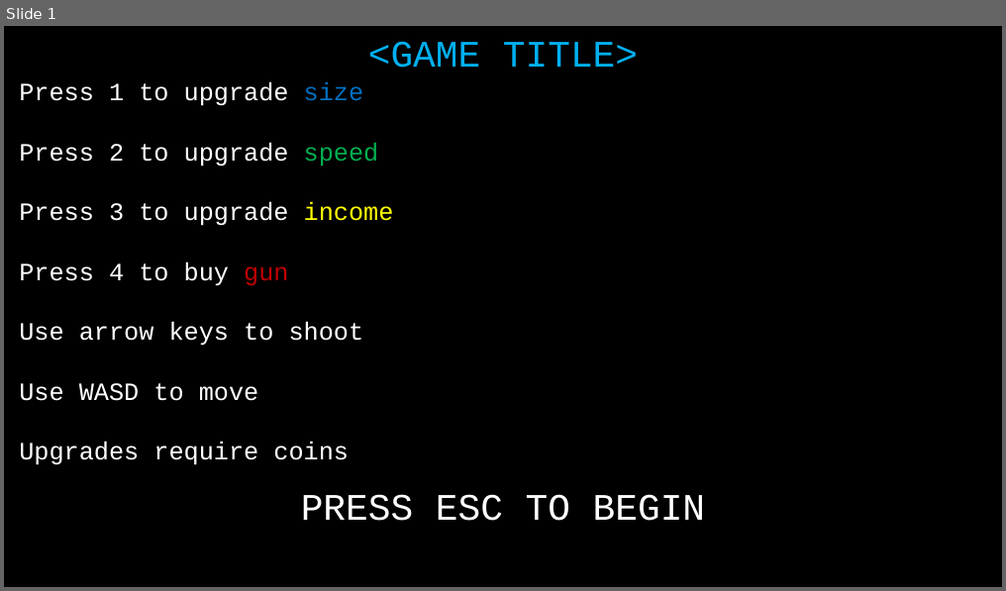
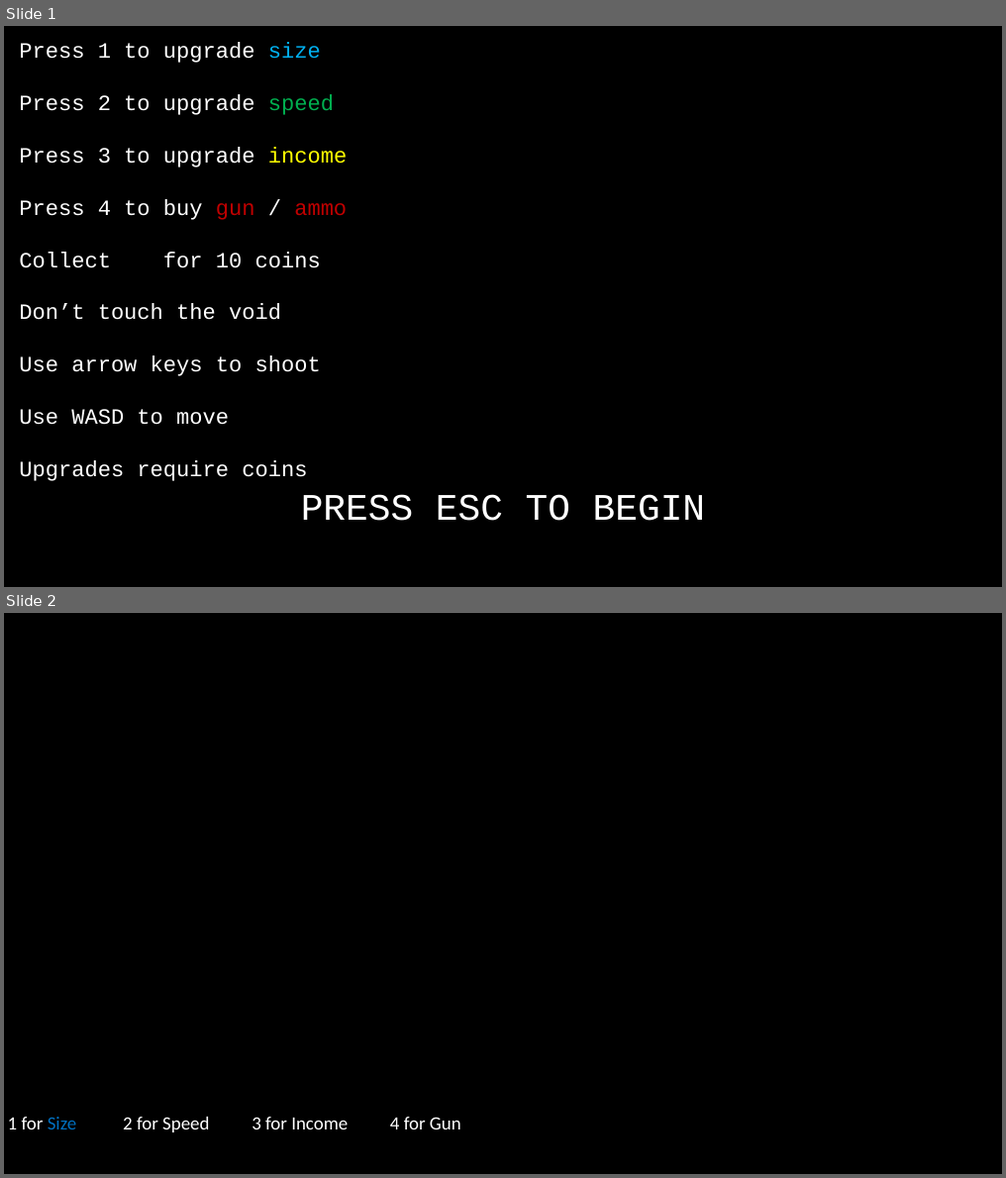
Before and after one commit to JackGriebel/JacksGame, a slide deck: Presentation1.pptx. Shown one above the other, each under a label of ours: slide 1 before the commit, slides 1 and 2 after it. The pictures are 1006x591 and 1006x1178 pixels, drawn with LibreOffice and Linux fonts; fonts in the diff are those of the drawing. Boxes give left, top, right and bottom in pixels: in the first picture for what was removed or moved away, otherwise in the second. Text is boxed around its words. In the diff, an @@ line names an element or a change of style, - is before the commit and + after.

```diff
--- a/Presentation1.pptx
+++ b/Presentation1.pptx
@@ slide 2 added at (4, 613, 1002, 1174), background #000000 @@
@@ text added at (8, 1117, 461, 1133), 36 pt, text #FFFFFF @@
+1 for Size 2 for Speed 3 for Income 4 for Gun
@@ slide 1 changed as well @@
@@ text "Press 1 to upgrade size": place and size @@
-text "Press 1 to upgrade size" at (19, 82, 394, 466)
+text "Press 1 to upgrade size" at (19, 42, 347, 481)
@@ text at (19, 42, 347, 481): size 48 to 42 pt in "Press 1 to upgrade size", "Press 2 to upgrade speed", "Press 3 to upgrade income", "Use arrow keys to shoot" and 2 more places; text colour #0070C0 to #00B0F0 in "size" @@
@@ text removed at (368, 41, 638, 68) @@
-<GAME TITLE>
@@ text at (19, 199, 347, 320): text changed; size 48 to 42 pt @@
-Press 4 to buy gun
+Press 4 to buy gun / ammo
+Collect for 10 coins
+Don’t touch the void
```
Also in this commit, not shown: 8 other files.
